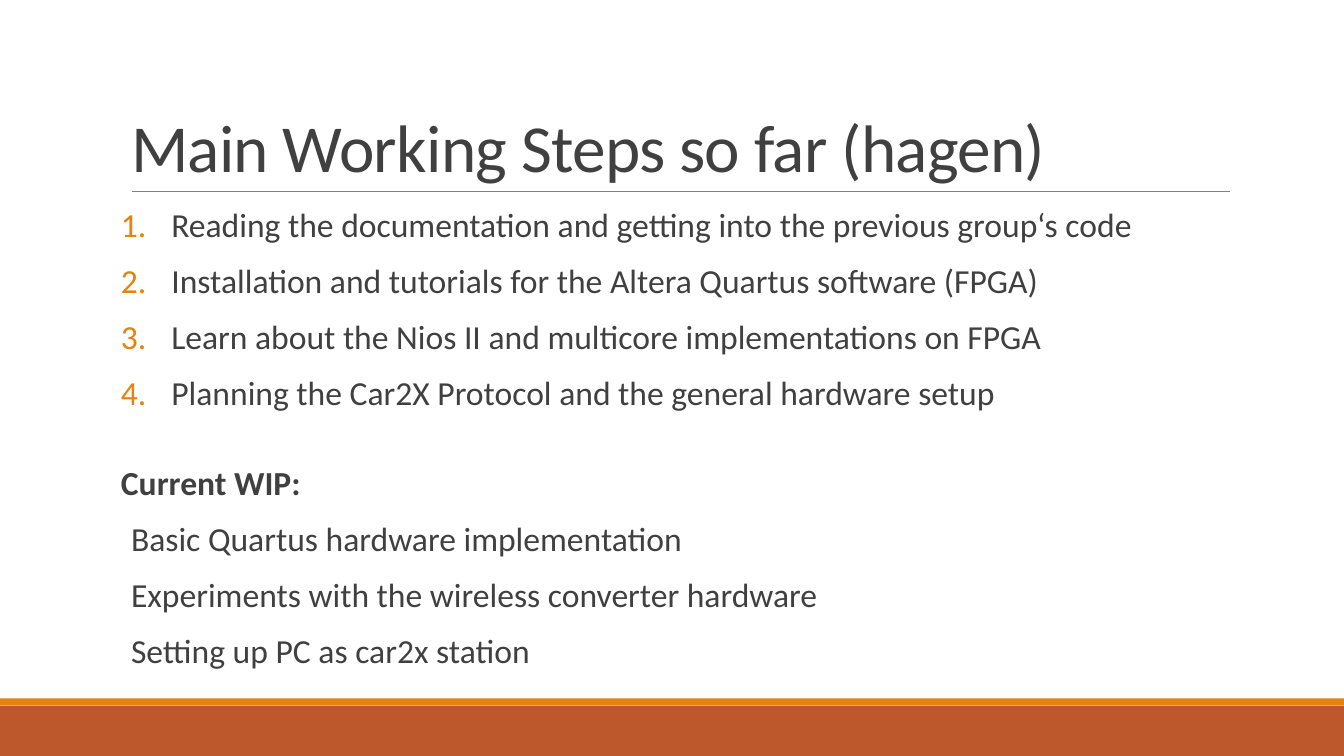
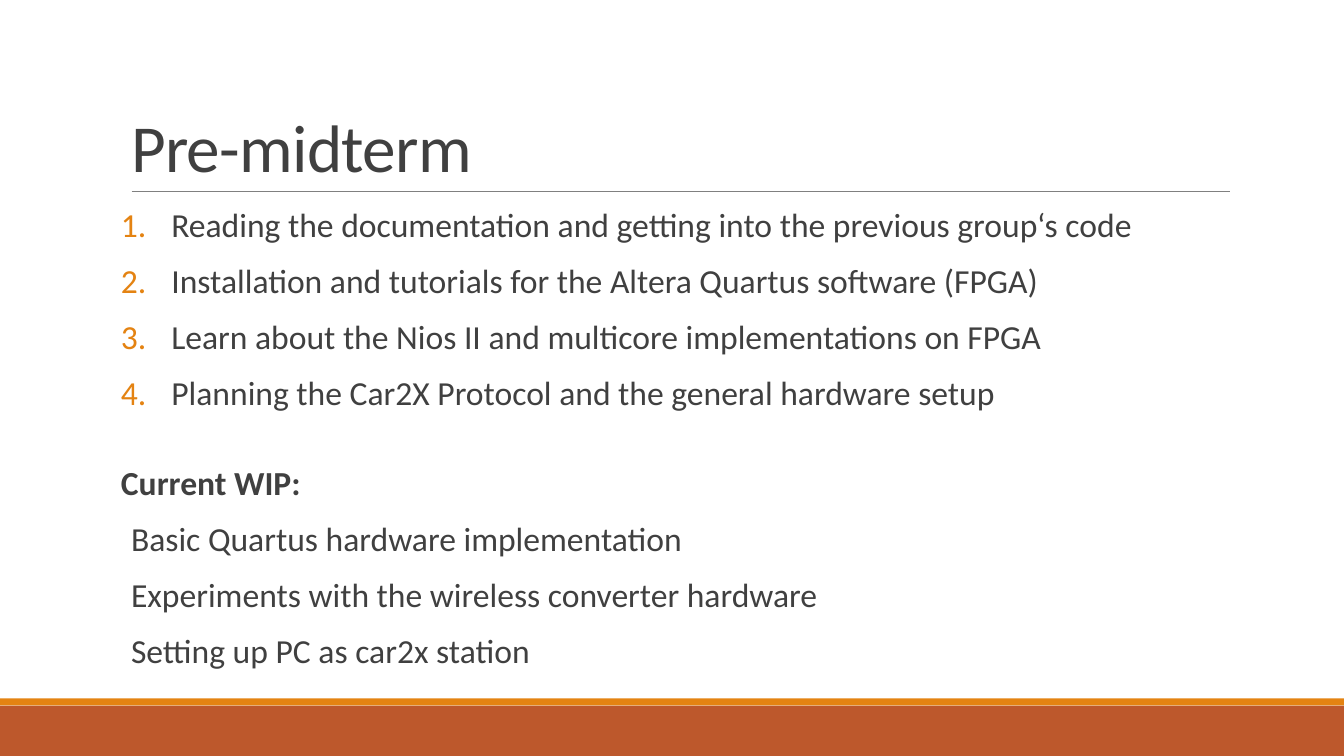
Before and after one commit to fjanssen/Car2X, a slide deck: slide 3 of doc/FinalPresentation.pptx. Drawn at 1344x756 pixels with LibreOffice and Linux fonts; fonts in the diff are those of the drawing. Boxes give left, top, right and bottom in pixels: in the first picture for what was removed or moved away, otherwise in the second. Text is boxed around its words. In the diff, an @@ line names an element or a change of style, - is before the commit and + after.

```diff
--- a/doc/FinalPresentation.pptx
+++ b/doc/FinalPresentation.pptx
@@ title at (131,125,472,173): text changed @@
-Main Working Steps so far (hagen)
+Pre-midterm
```
Also in this commit, not shown: 5 other slides changed, 2 slides added, 2 slides removed, 1 other file.
